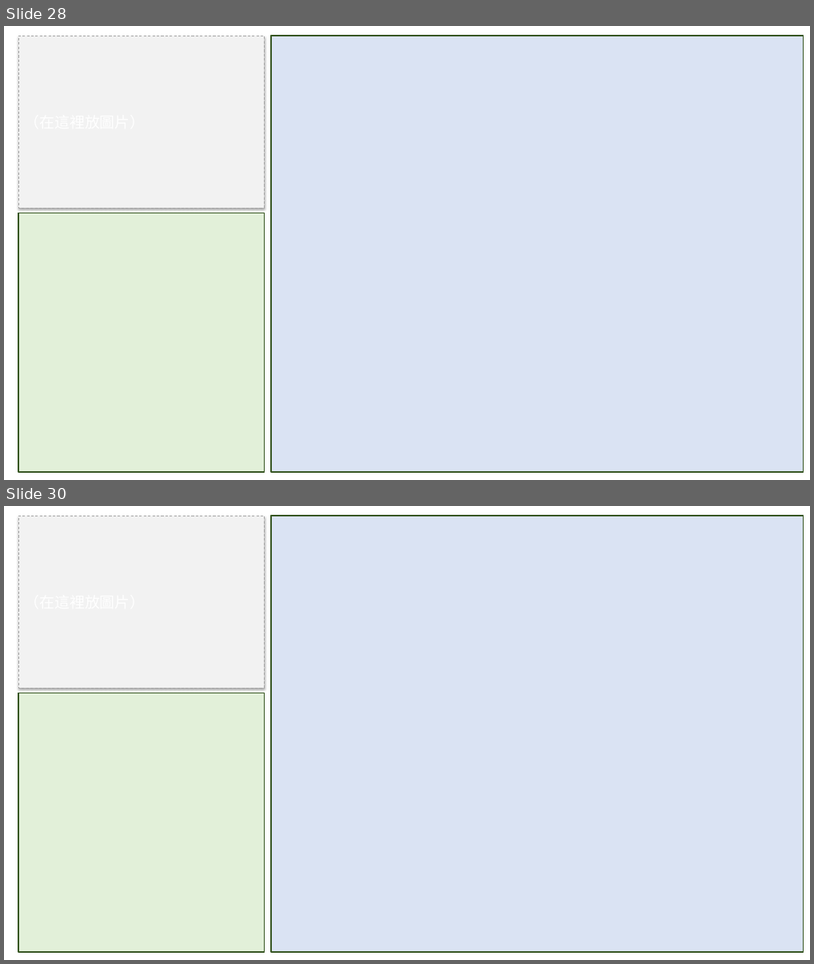
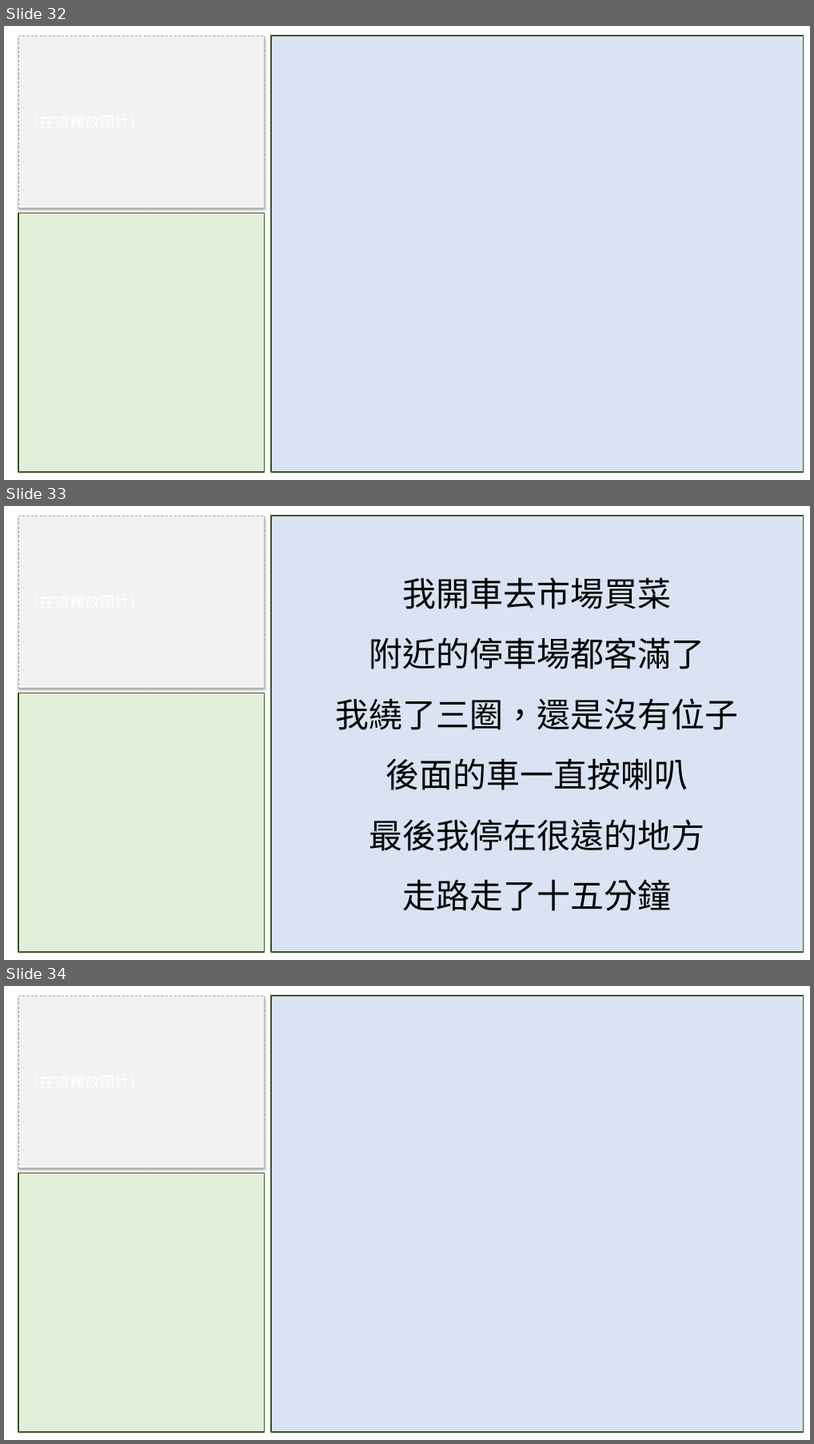
Before and after one commit to wangchiapin/lesson-decks, a slide deck: merged/A2_all.pptx. Shown one above the other, each under a label of ours: slides 28 and 30 before the commit, slides 32, 33 and 34 after it; the slides between them are not shown. The pictures are 814x964 and 814x1444 pixels, drawn with LibreOffice and Linux fonts; fonts in the diff are those of the drawing. Boxes give left, top, right and bottom in pixels: in the first picture for what was removed or moved away, otherwise in the second. Text is boxed around its words. In the diff, an @@ line names an element or a change of style, - is before the commit and + after.

```diff
--- a/merged/A2_all.pptx
+++ b/merged/A2_all.pptx
@@ slide 33 added at bbox=[4, 506, 810, 960], background #FFFFFF @@
@@ rectangle added at bbox=[18, 516, 265, 688], fill #F2F2F2, outline #A6A6A6 0.75 pt dashed @@
@@ rectangle added at bbox=[270, 516, 804, 952], fill #DAE3F3, outline #375623 1.5 pt, 40 pt, text #000000 @@
+我開車去市場買菜
+附近的停車場都客滿了
+我繞了三圈，還是沒有位子
+後面的車一直按喇叭
+最後我停在很遠的地方
+走路走了十五分鐘
@@ rectangle added at bbox=[18, 693, 265, 952], fill #E2F0D9, outline #375623 1.5 pt @@
@@ what was slide 28 is now slide 32 @@
@@ what was slide 30 is now slide 34 @@
```
Also in this commit, not shown: 43 other slides added, 23 other files.
